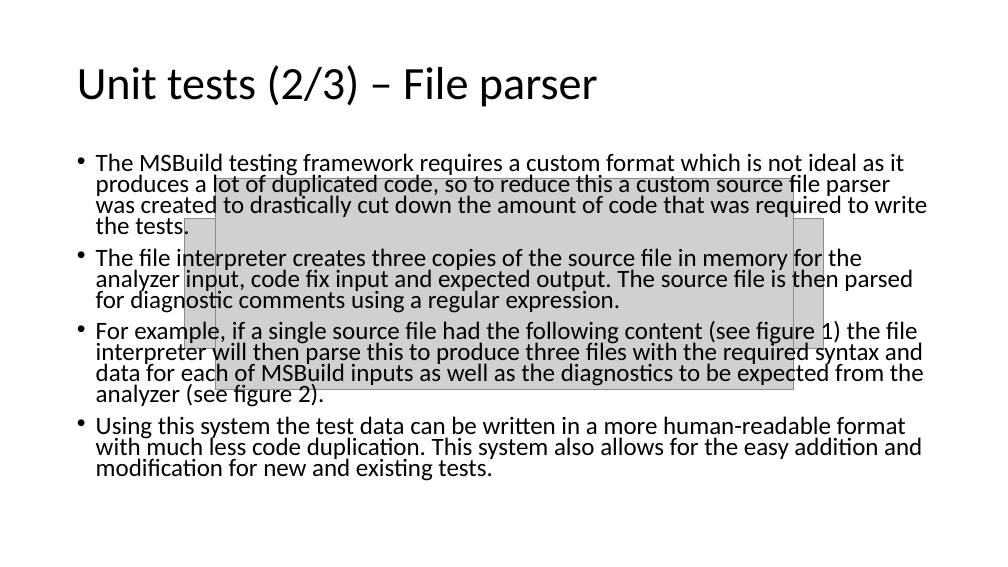
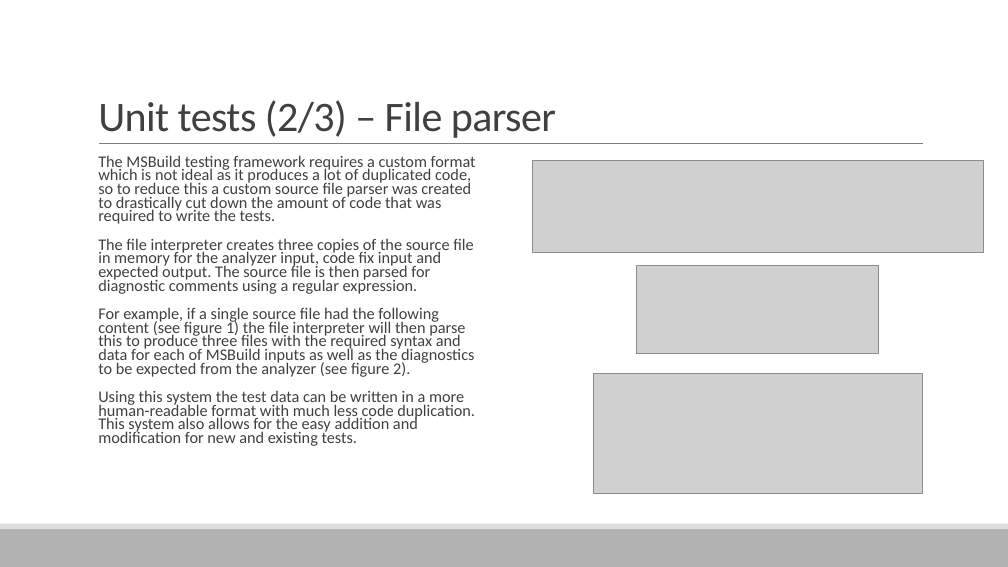
Before and after one commit to ReadieFur/SourceCodeQualityEnhancer-BEngSoftwareEngineeringDissertation-UniversityOfGreenwich, a slide deck: slide 18 of Demonstration.pptx. Drawn at 1008x567 pixels with LibreOffice and Linux fonts; fonts in the diff are those of the drawing; grey boxes stand for pictures. Boxes give left, top, right and bottom in pixels: in the first picture for what was removed or moved away, otherwise in the second. Text is boxed around its words. In the diff, an @@ line names an element or a change of style, - is before the commit and + after.

```diff
--- a/Demonstration.pptx
+++ b/Demonstration.pptx
@@ title "Unit tests (2/3) – File ...": place and size @@
-title "Unit tests (2/3) – File ..." at <box>77,65,598,107</box>
+title "Unit tests (2/3) – File ..." at <box>98,100,556,138</box>
@@ title "Unit tests (2/3) – File ..." at <box>98,100,556,138</box>: size 44 to 40 pt, text colour #000000 to #404040, letter spacing 0 to -0.5 pt; line spacing 0.9 to 0.85; vertical alignment middle to bottom @@
@@ line added from (99, 144) to (923, 144), #808080 0.5 pt @@
@@ text "The MSBuild testing framework requires ..." at <box>98,155,476,446</box>: size 23.8 to 15.5 pt, text colour #000000 to #404040; bullet • to  ; more space between paragraphs @@
@@ picture: place and size @@
-picture at <box>185,219,824,349</box>
+picture at <box>532,160,983,253</box>
@@ picture added at <box>637,265,879,353</box> @@
@@ picture: place and size @@
-picture at <box>215,178,793,389</box>
+picture at <box>594,373,923,493</box>
@@ rectangle added at <box>0,529,1008,567</box>, fill #B2B2B2 @@
@@ rectangle added at <box>0,524,1008,529</box>, fill #DDDDDD @@
```
Also in this commit, not shown: 21 other slides changed.
